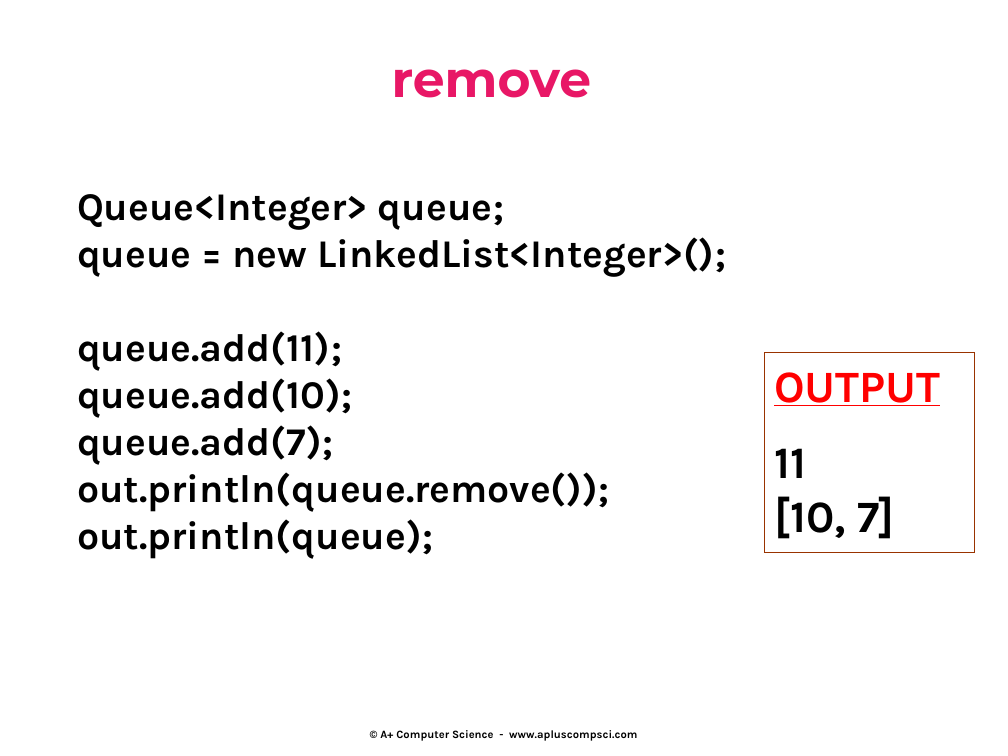
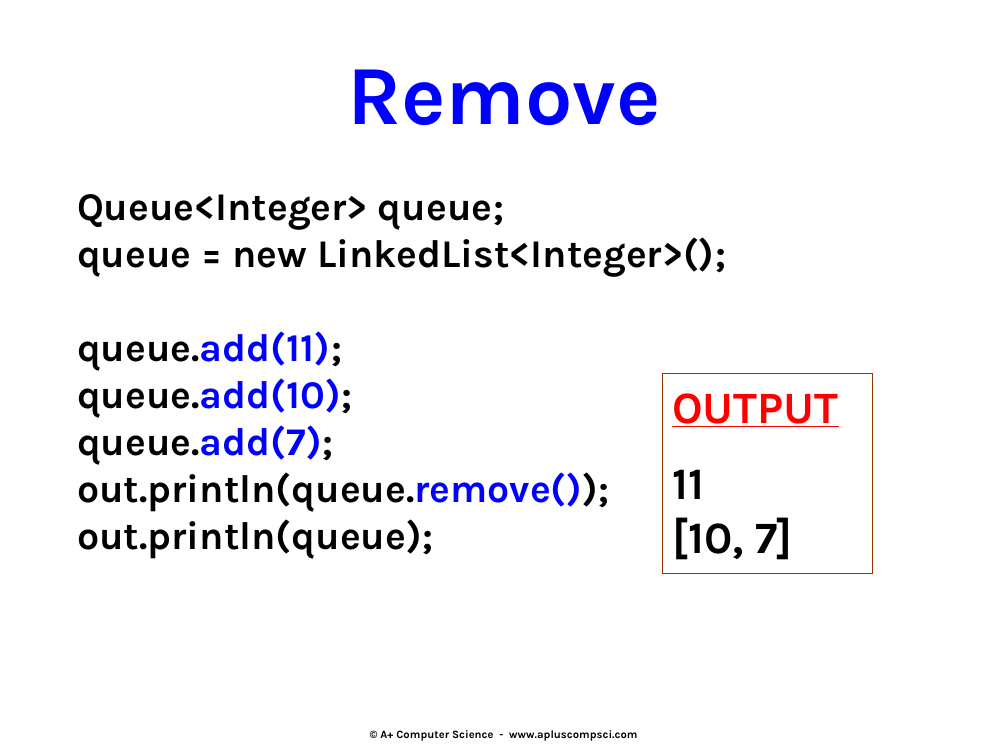
Before and after one commit to Cy-FairCS/cs3, a slide deck: slide 31 of u06c_queues/notes/_queues.pptx (slide 19 before the commit). Drawn at 1008x756 pixels with LibreOffice and Linux fonts; fonts in the diff are those of the drawing. Boxes give left, top, right and bottom in pixels: in the first picture for what was removed or moved away, otherwise in the second. Text is boxed around its words. In the diff, an @@ line names an element or a change of style, - is before the commit and + after.

```diff
--- a/u06c_queues/notes/_queues.pptx
+++ b/u06c_queues/notes/_queues.pptx
@@ text at <box>347,69,661,125</box>: text changed; size 36 to 60 pt; font Montserrat to Karla; text colour gradient #A603AB to #E81766 to #EE3F17 to #FFFF00 to #1A8D48 to #0819FB to #0000FF @@
-remove
+Remove
@@ text at <box>77,331,610,512</box>: text colour #000000 to #0000FF in "queue.add(11);", "queue.add(10);", "queue.add(7);", "out.println(queue.remove());" @@
@@ rectangle "OUTPUT": place and size @@
-rectangle "OUTPUT" at <box>764,353,974,552</box>
+rectangle "OUTPUT" at <box>662,374,872,574</box>
```
Also in this commit, not shown: 7 other slides changed, 4 slides added.
